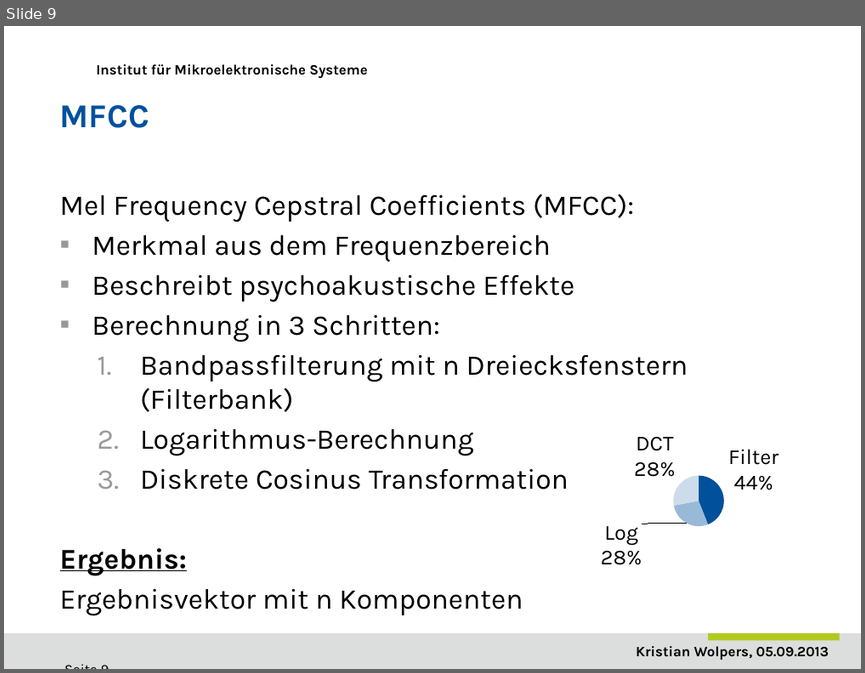
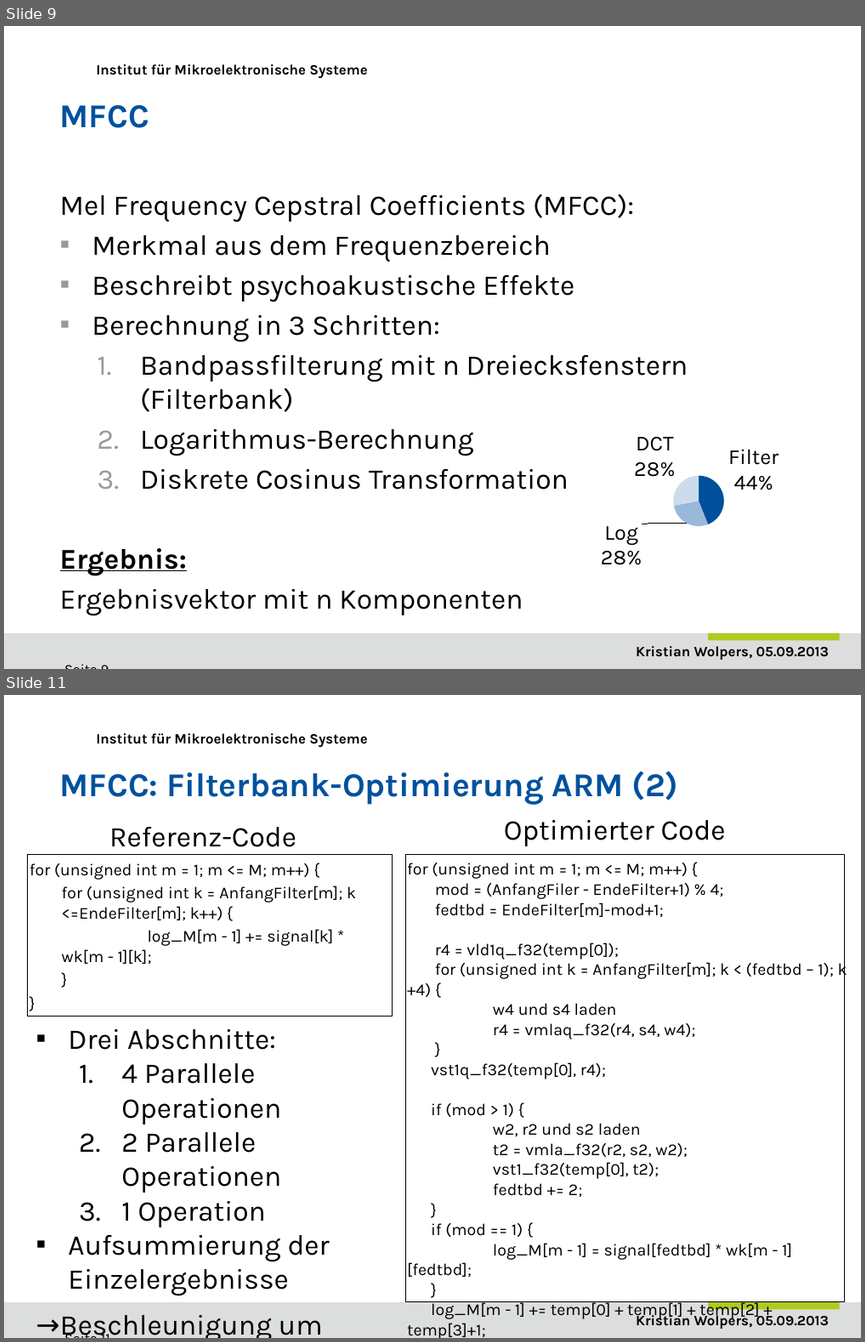
Before and after one commit to DuncanSin/Masterarbeit, a slide deck: Speech/Praesentation1.pptx. Shown one above the other, each under a label of ours: slide 9 before the commit, slides 9 and 11 after it; the slides between them are not shown. The pictures are 865x673 and 865x1342 pixels, drawn with LibreOffice and Linux fonts; fonts in the diff are those of the drawing; background and template pictures are left out. Boxes give left, top, right and bottom in pixels: in the first picture for what was removed or moved away, otherwise in the second. Text is boxed around its words. In the diff, an @@ line names an element or a change of style, - is before the commit and + after.

```diff
--- a/Speech/Praesentation1.pptx
+++ b/Speech/Praesentation1.pptx
@@ slide 11 added at (4,695,861,1338), background #FFFFFF; not listed: 4 template elements that a slide beside it also shows @@
@@ title added at (60,771,679,805), 28 pt, text #00519E, bold @@
+MFCC: Filterbank-Optimierung ARM (2)
@@ text added at (504,820,726,846), 24 pt, text #000000 @@
+Optimierter Code
@@ text added at (109,827,296,847), 24 pt, text #000000 @@
+Referenz-Code
@@ rectangle added at (28,854,392,1016), outline #000000 0.75 pt @@
@@ text added at (30,863,356,964), 14 pt, text #000000 @@
+for (unsigned int m = 1; m <= M; m++) {
+for (unsigned int k = AnfangFilter[m]; k <=EndeFilter[m]; k++) {
+log_M[m - 1] += signal[k] * wk[m - 1][k];
+}
+}
@@ rectangle added at (406,854,845,1302), outline #000000 0.75 pt @@
@@ text added at (407,862,847,1321), 14 pt, text #000000 @@
+for (unsigned int m = 1; m <= M; m++) {
+mod = (AnfangFiler - EndeFilter+1) % 4;
+fedtbd = EndeFilter[m]-mod+1;
+r4 = vld1q_f32(temp[0]);
+for (unsigned int k = AnfangFilter[m]; k < (fedtbd – 1); k +4) {
+w4 und s4 laden
+r4 = vmlaq_f32(r4, s4, w4);
+}
+vst1q_f32(temp[0], r4);
+if (mod > 1) {
+w2, r2 und s2 laden
+t2 = vmla_f32(r2, s2, w2);
+vst1_f32(temp[0], t2);
+fedtbd += 2;
+}
+if (mod == 1) {
+log_M[m - 1] = signal[fedtbd] * wk[m - 1][fedtbd];
+}
+log_M[m - 1] += temp[0] + temp[1] + temp[2] + temp[3]+1;
+}
@@ text added at (60,1029,486,1338), 24 pt, text #000000 @@
+▪ Drei Abschnitte:
+  1. 4 Parallele Operationen
+  2. 2 Parallele Operationen
+  3. 1 Operation
+▪ Aufsummierung der Einzelergebnisse
+→Beschleunigung um Faktor 1,9
```
Also in this commit, not shown: 9 slides changed, 3 other slides added, 3 slides removed.
